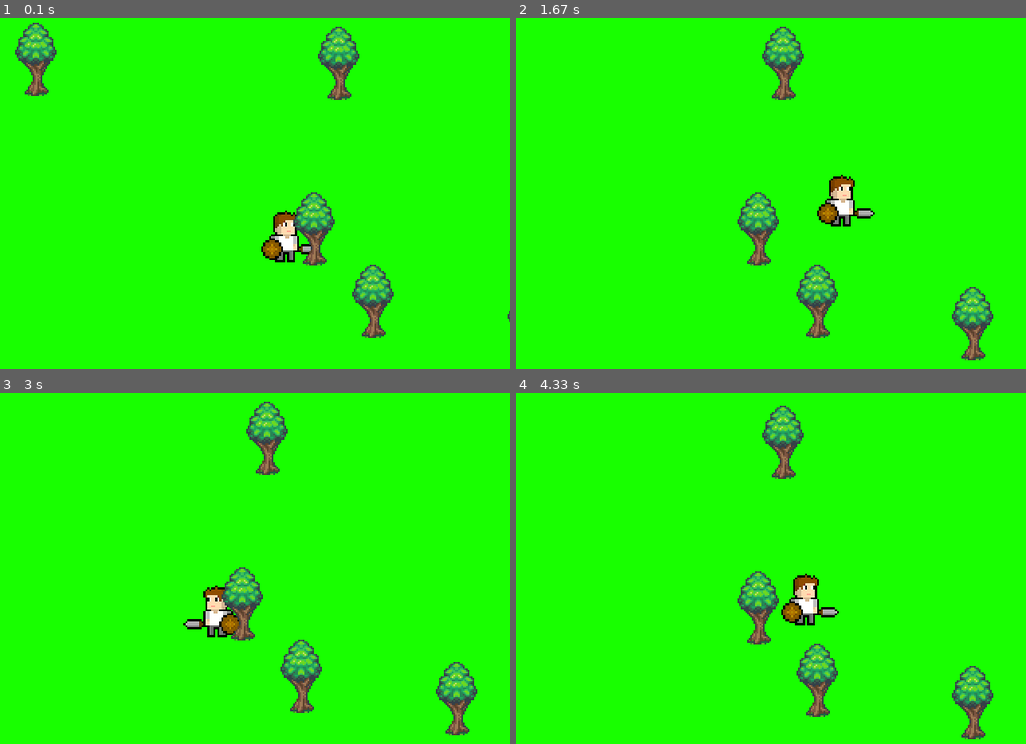
Above: before the commit, frames 1-4 (two rows, left to right).
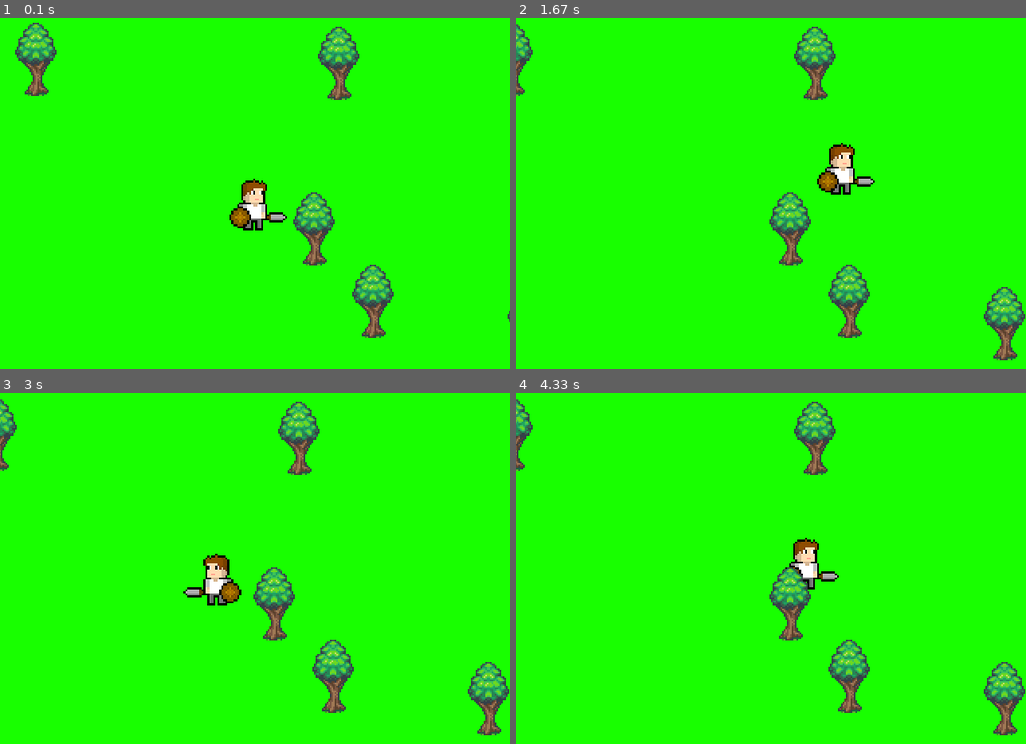
Above: after the commit, the same moments.

Repository: Farofeiro231/Python_Game
Game: pygame game, started from RPG/BouncingPanda.py
Two runs of this game, one before a commit and one after it. Both use one fixed random seed, a clock stepped at 60 frames per second and the inputs below.
Inputs:
- Up to frame 1 (0.1 s): no input
- Up to frame 2 (1.67 s): hold Right 0.33-0.8 s; hold Up 0.83-1.13 s; hold Right 1.17-1.63 s
- Up to frame 3 (3 s): hold Left 1.67-2.2 s; hold Down 2.23-2.53 s; hold Left 2.57-2.97 s
- Up to frame 4 (4.33 s): hold Up 3-3.37 s; hold Right 3.4-4.03 s; hold Down from 4.07 s (still down)

The runs differ from the first frame. In frame 1, 1.6% of the frame differs, in the area x 45-61%, y 45-70%; in frame 2, 9.4%, in the area x 0-100%, y 1-98%; in frame 3, 9.2%; in frame 4, 9.0%.

Commit message:
Fixed difference between camera slack at the top and at the bottom

Diff:
--- a/RPG/BouncingPanda.py
+++ b/RPG/BouncingPanda.py
@@ -41,8 +41,8 @@
 def runGame():
 
     hero = {'surface': pygame.transform.scale(R_HERO, (SIZE, SIZE)),
-         'x': HALF_WINWIDHT,
-         'y': HALF_WINHEIGHT,
+         'x': HALF_WINWIDHT - int(SIZE/2),
+         'y': HALF_WINHEIGHT - int(SIZE/2),
          'size': SIZE,
          'facing': RIGHT}
 
@@ -110,10 +110,10 @@
             camerax = heroCenterx + CAM_OFFSET - HALF_WINWIDHT
         elif heroCenterx - (camerax + HALF_WINWIDHT) > CAM_OFFSET:
             camerax = heroCenterx - CAM_OFFSET - HALF_WINWIDHT
-        if (cameray + HALF_WINWIDHT) - heroCentery > CAM_OFFSET:
-            cameray = heroCentery + CAM_OFFSET - HALF_WINWIDHT
-        elif heroCentery - (cameray + HALF_WINWIDHT) > CAM_OFFSET:
-            cameray = heroCentery - CAM_OFFSET - HALF_WINWIDHT
+        if (cameray + HALF_WINHEIGHT) - heroCentery > CAM_OFFSET:
+            cameray = heroCentery + CAM_OFFSET - HALF_WINHEIGHT
+        elif heroCentery - (cameray + HALF_WINHEIGHT) > CAM_OFFSET:
+            cameray = heroCentery - CAM_OFFSET - HALF_WINHEIGHT
         pygame.display.update()
         FPSCLOCK.tick(FPS)
 
